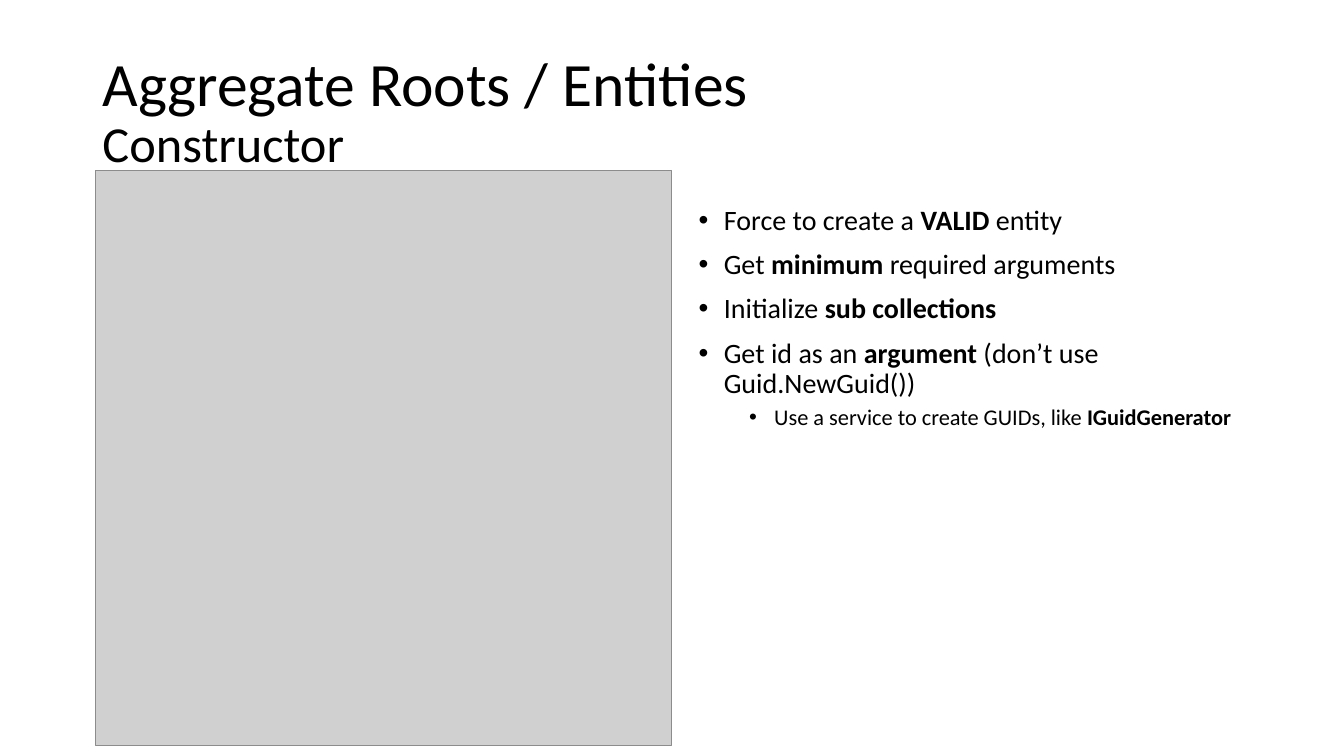
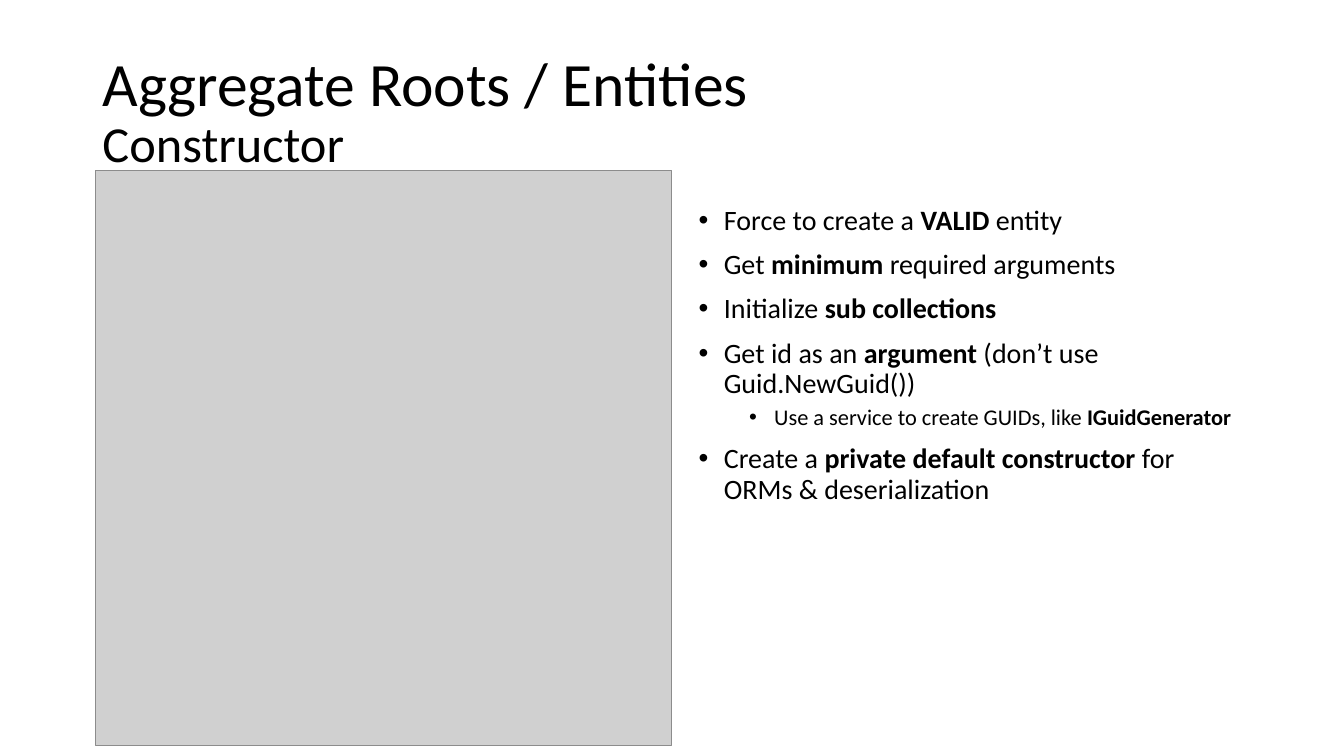
Before and after one commit to hikalkan/presentations, a slide deck: slide 12 of 2019-XX-XX Implementing DDD/Presentation.pptx. Drawn at 1344x756 pixels with LibreOffice and Linux fonts; fonts in the diff are those of the drawing; grey boxes stand for pictures. Boxes give left, top, right and bottom in pixels: in the first picture for what was removed or moved away, otherwise in the second. Text is boxed around its words. In the diff, an @@ line names an element or a change of style, - is before the commit and + after.

```diff
--- a/2019-XX-XX Implementing DDD/Presentation.pptx
+++ b/2019-XX-XX Implementing DDD/Presentation.pptx
@@ text at bbox=[724, 448, 1175, 500]: paragraph added @@
+• Create a private default constructor for ORMs & deserialization
```
Also in this commit, not shown: 3 other slides changed.
